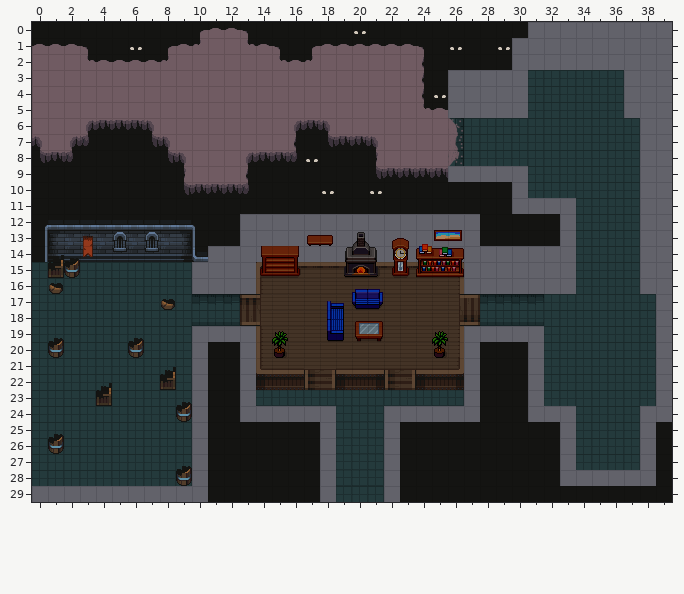
One commit to this Tiled map: Assets/Tiled2Unity/Level2.tmx. Above: the version before the commit.
Cells are 16x16 px. Shown: x 0..39, y 0..29. Not drawn, because the pictures are missing: unchanged layer "Paredes".
And afterwards:
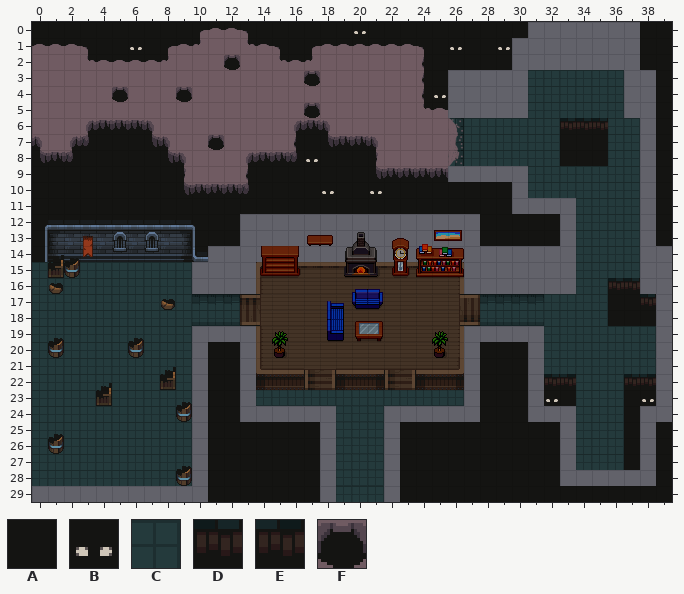
Key: from "PisoDark": A 13, B 14; from "PisoYParedes": C 30, D 105, E 106, F 267.
_ is an empty cell.
The exact change:
Layer "Vacio":
y 0..2: x 38..39 __ -> AA
y 3..13: x 39 _ -> A
Layer "Piso":
y 6: x 33..35 CCC -> DDD
y 7..8: x 33..35 CCC -> AAA
y 16: x 36..37 CC -> DD
y 17: x 36..38 CCC -> AAD
y 18: x 36..38 CCC -> AAA
y 22: x 32..33 CC -> DE; x 37..38 CC -> DE
y 23: x 32..33 CC -> BA; x 37..38 CC -> AB
y 24..27: x 37 C -> A
Layer "Piso2":
y 2: x 12 _ -> F
y 3: x 17 _ -> F
y 4: x 5 _ -> F; x 9 _ -> F
y 5: x 17 _ -> F
y 7: x 11 _ -> F
